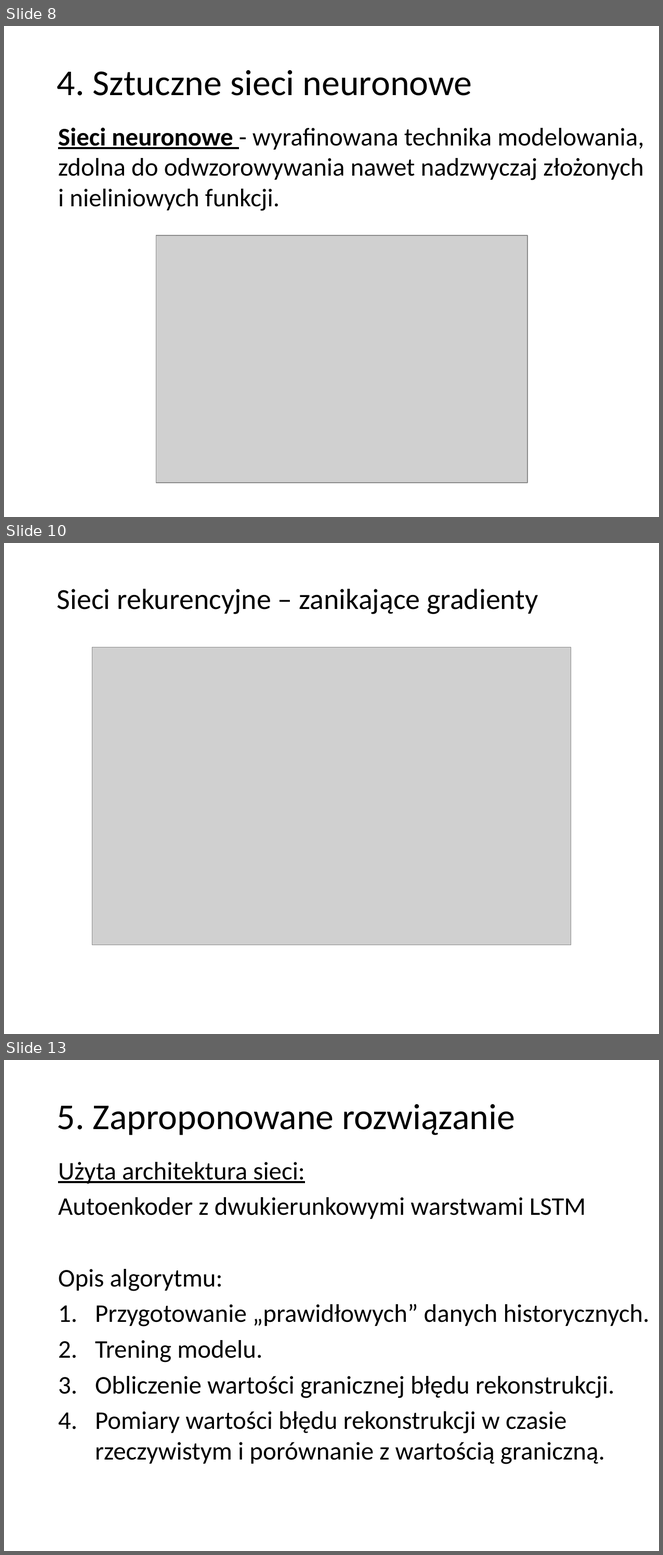
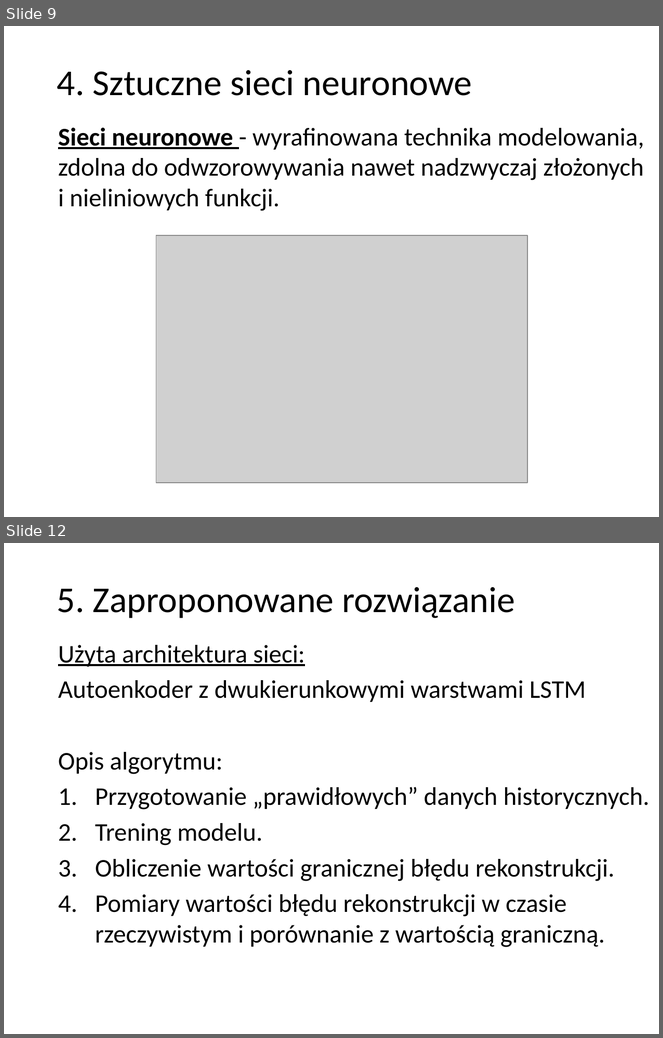
Before and after one commit to r-zareba/praca_inzynierska, a slide deck: 238657_prezentacja.pptx. Shown one above the other, each under a label of ours: slides 8, 10 and 13 before the commit, slides 9 and 12 after it; the slides between them are not shown. The pictures are 663x1555 and 663x1038 pixels, drawn with LibreOffice and Linux fonts; fonts in the diff are those of the drawing; grey boxes stand for pictures; background and template pictures are left out. Boxes give left, top, right and bottom in pixels: in the first picture for what was removed or moved away, otherwise in the second. Text is boxed around its words. In the diff, an @@ line names an element or a change of style, - is before the commit and + after.

```diff
--- a/238657_prezentacja.pptx
+++ b/238657_prezentacja.pptx
@@ slide 10 removed at (4, 543, 659, 1034), background picture (left out); not listed: 1 template element that a slide beside it also shows @@
@@ text removed at (57, 589, 539, 614) @@
-Sieci rekurencyjne – zanikające gradienty
@@ picture removed at (92, 647, 571, 945) @@
@@ what was slide 8 is now slide 9 @@
@@ what was slide 13 is now slide 12 @@
```
Also in this commit, not shown: 7 slides changed, 3 slides added, 3 other slides removed, 1 other file.
